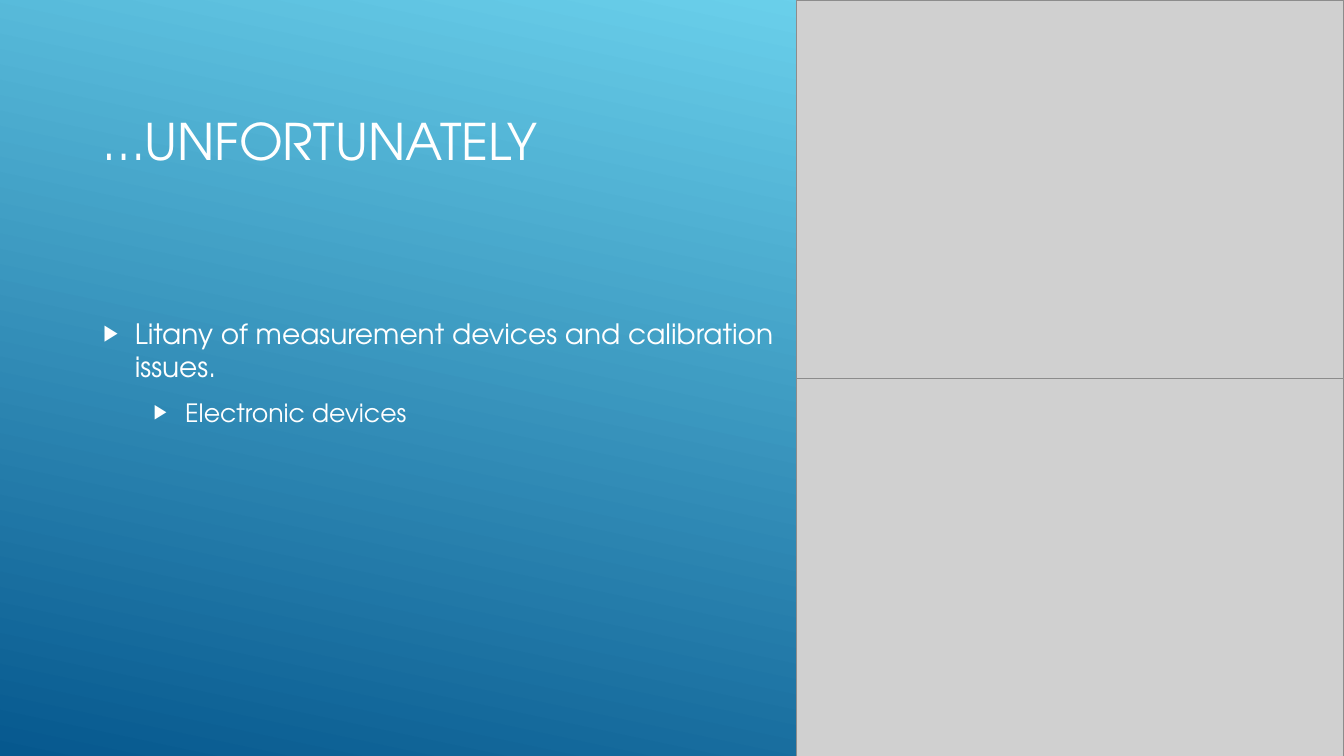
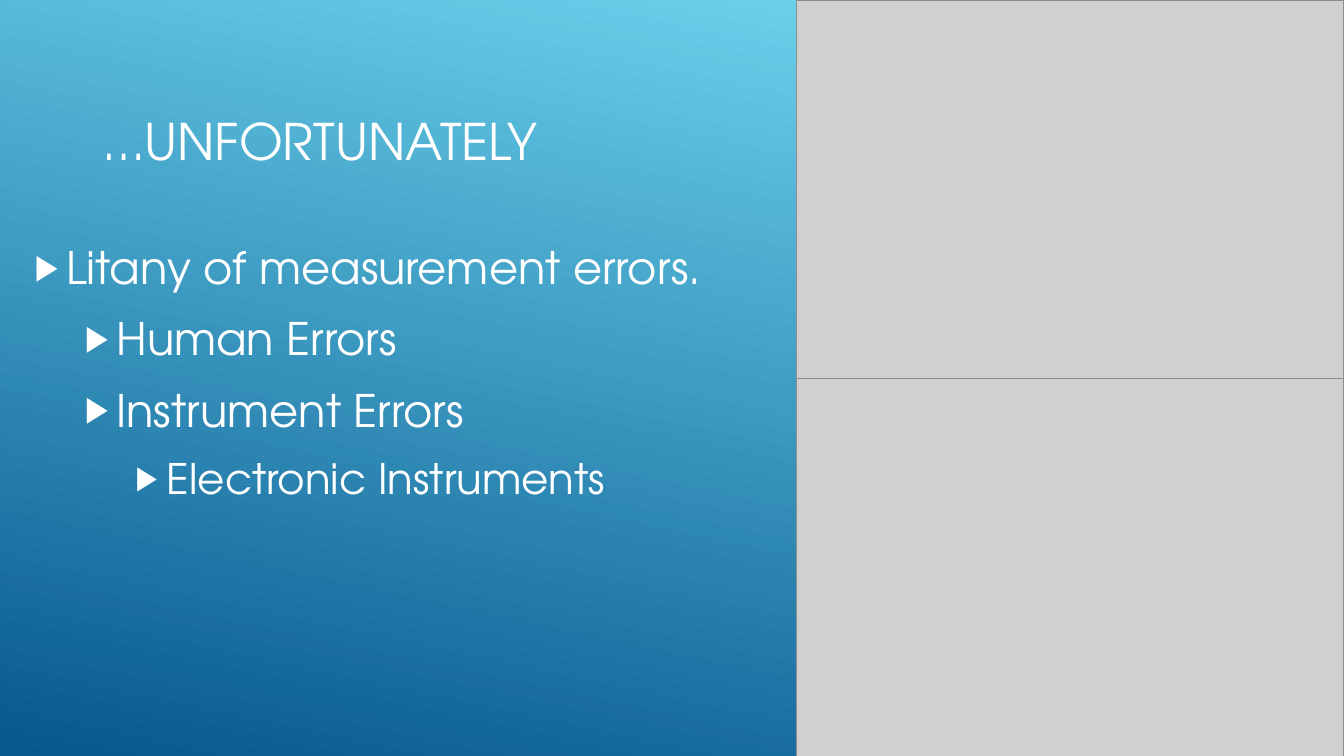
Before and after one commit to buehlere/senior-research, a slide deck: slide 3 of Presentation.pptx. Drawn at 1344x756 pixels with LibreOffice and Linux fonts; fonts in the diff are those of the drawing; grey boxes stand for pictures. Boxes give left, top, right and bottom in pixels: in the first picture for what was removed or moved away, otherwise in the second. Text is boxed around its words. In the diff, an @@ line names an element or a change of style, - is before the commit and + after.

```diff
--- a/Presentation.pptx
+++ b/Presentation.pptx
@@ text at <box>66,251,701,495</box>: text changed; size 20 to 32 pt @@
-▶ Litany of measurement devices and calibration issues.
-  ▶ Electronic devices
+▶ Litany of measurement errors.
+  ▶ Human Errors
+  ▶ Instrument Errors
+    ▶ Electronic Instruments
```
Also in this commit, not shown: 6 other slides changed, 11 slides added, 1 slide removed, 10 other files.
